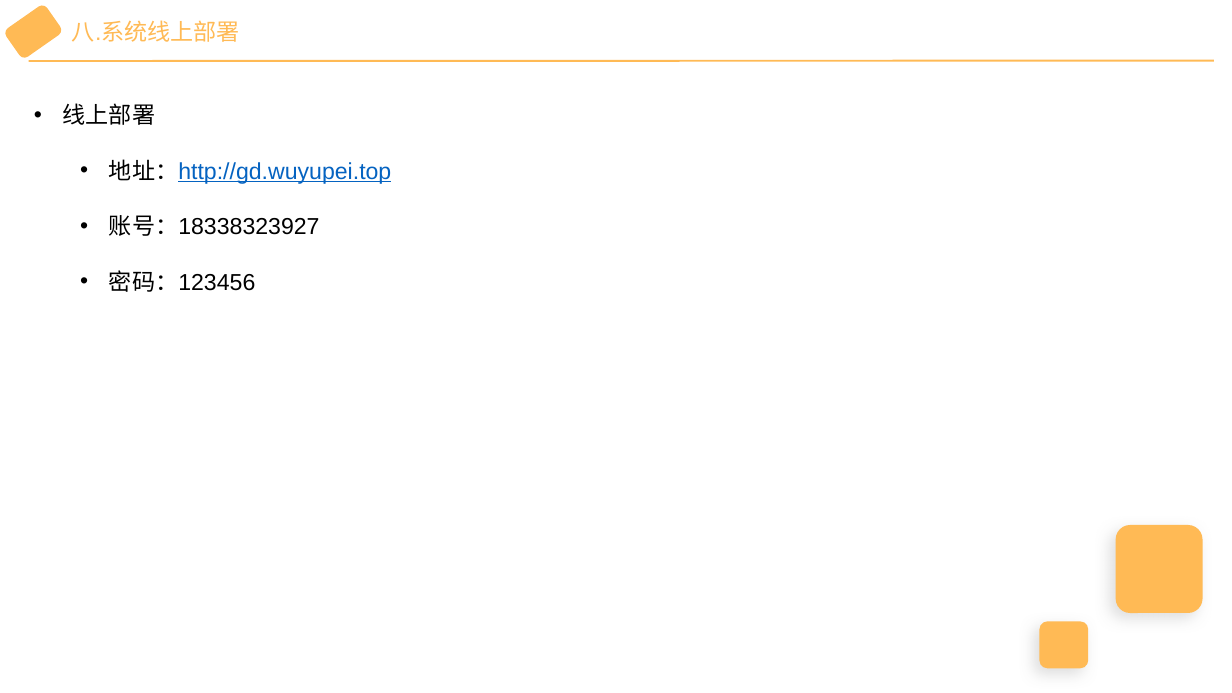
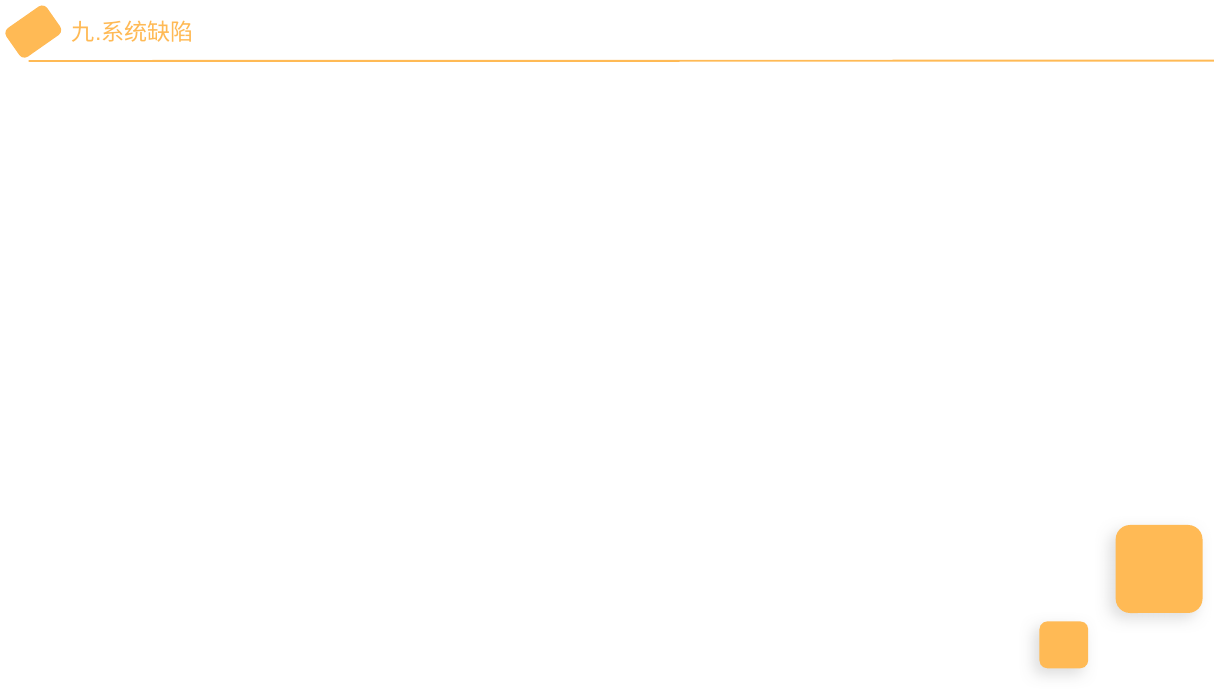
Before and after one commit to wu-yu-pei/graduation-design-file, a slide deck: slide 11 of 答辩PPT.pptx (slide 9 before the commit). Drawn at 1232x693 pixels with LibreOffice and Linux fonts; fonts in the diff are those of the drawing. Boxes give left, top, right and bottom in pixels: in the first picture for what was removed or moved away, otherwise in the second. Text is boxed around its words. In the diff, an @@ line names an element or a change of style, - is before the commit and + after.

```diff
--- a/答辩PPT.pptx
+++ b/答辩PPT.pptx
@@ text at <box>72,20,194,42</box>: text changed @@
-八.系统线上部署
+九.系统缺陷
@@ text removed at <box>63,103,391,292</box> @@
-• 线上部署
-  • 地址：http://gd.wuyupei.top
-  • 账号：18338323927
-  • 密码：123456
```
Also in this commit, not shown: 5 other slides changed, 3 slides added, 1 slide removed, 4 other files.
